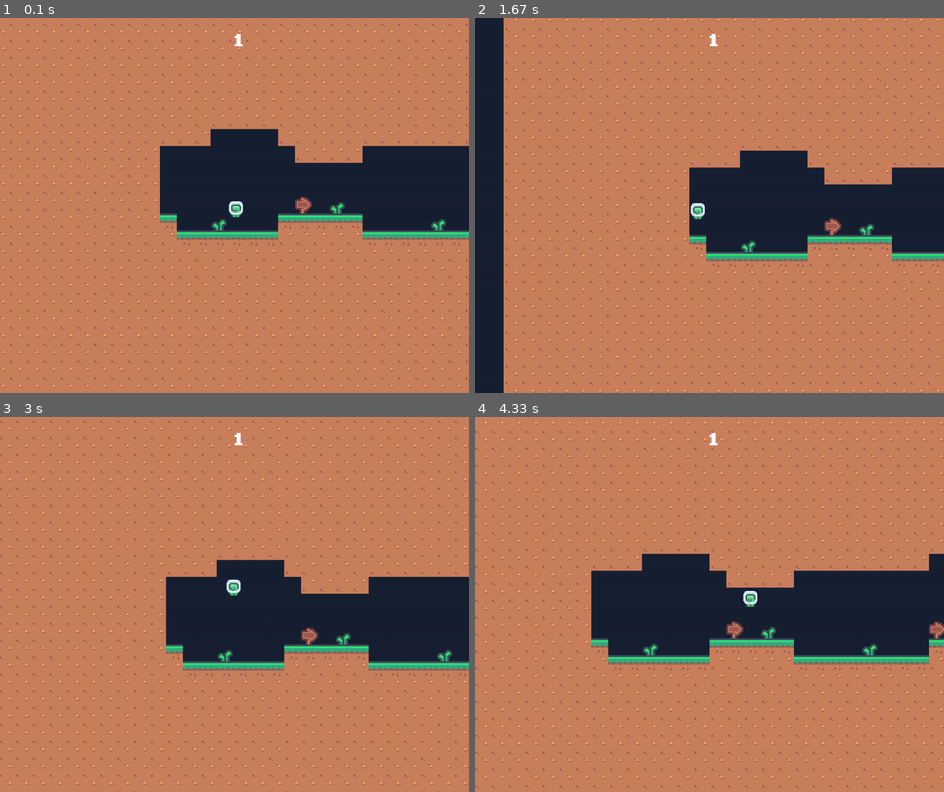
Above: before the commit, frames 1-4 (two rows, left to right).
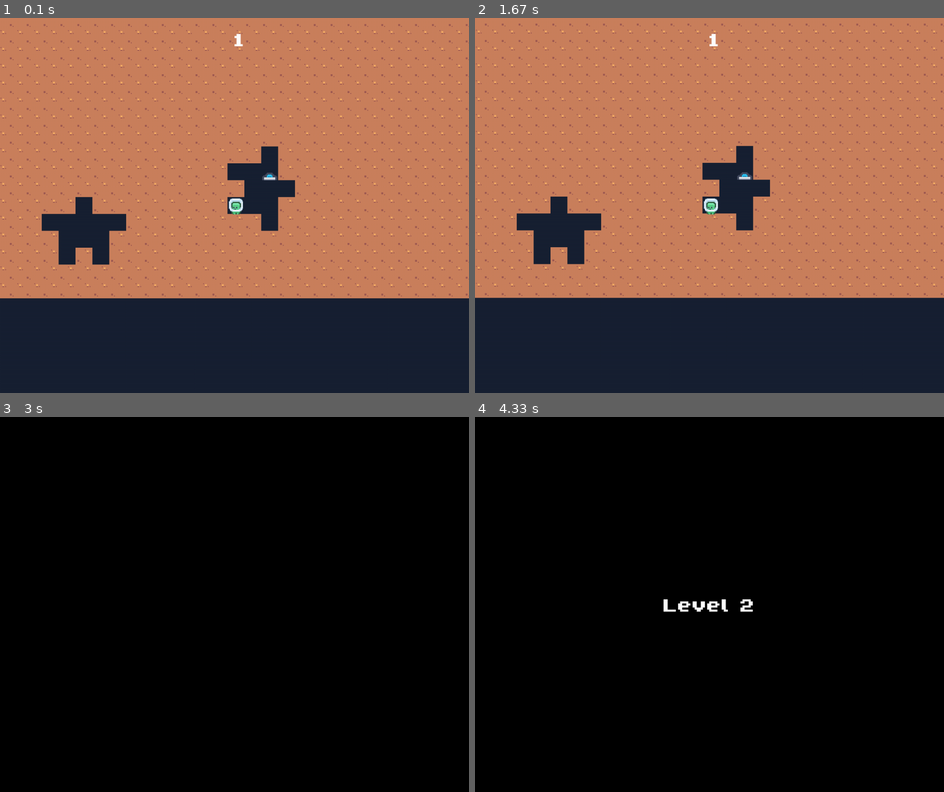
Above: after the commit, the same moments.

Repository: YannisE21/Pygame-Platformer
Game: pygame game, started from src/platformer.py
Same seed, same stepped clock (60 frames per second), same inputs: the game is played once before the commit and once after it.
Inputs:
- Up to frame 1 (0.1 s): no input
- Up to frame 2 (1.67 s): hold A 0.33-0.87 s; hold A 0.9-1.3 s; tap Space at 0.97, 1.27, 1.4 s; hold W from 1.33 s (still down)
- Up to frame 3 (3 s): release W at 1.7 s; hold D 1.73-2.37 s; tap Space at 1.8, 2.1, 2.47, 2.77, 2.97 s; hold A 2.4-2.87 s; hold D from 2.9 s (still down)
- Up to frame 4 (4.33 s): tap Space at 3.27, 3.8, 4.1, 4.3 s; release D at 3.37 s; hold D 3.73-4.2 s; hold A from 4.23 s (still down)

The runs differ from the first frame. In frame 1, 42% of the frame differs, in the area x 0-100%, y 1-100%; in frame 2, 45%; in frame 3, 100%, in the area x 0-100%, y 0-100%; in frame 4, 100%.

Commit message:
Added an enemy class with basic player folowing

Diff:
--- /dev/null
+++ b/assets/levels/cave.csv
@@ -0,0 +1,30 @@
+2,2,2,2,2,2,2,2,2,2,2,2,2,2,2,2,2,2,2,2,2,2,2,2,2,2,2,2,2,2,2,2,2,2,2,2,2,2,2,2,2,2,2,2,2,2,2,2,2,2
+2,2,2,2,2,2,2,2,2,2,2,2,2,2,2,2,2,2,2,2,2,2,2,2,2,2,2,2,2,2,2,2,2,2,2,2,2,2,2,2,2,2,2,2,2,2,2,2,2,2
+2,2,2,2,2,2,2,2,2,2,2,2,2,2,2,2,2,2,2,2,2,2,2,2,2,2,2,2,2,2,2,2,2,2,2,2,2,2,2,2,2,2,2,2,2,2,2,2,2,2
+2,2,2,2,2,2,2,2,2,2,2,2,2,2,2,2,2,2,2,2,2,2,2,2,2,2,2,2,2,2,2,2,2,2,2,2,2,2,2,2,2,2,2,2,2,2,2,2,2,2
+2,2,2,2,2,2,2,2,2,2,2,2,2,2,2,2,2,2,2,2,2,2,2,2,2,2,2,2,2,2,2,2,2,2,2,2,2,2,2,2,2,2,2,2,2,2,2,2,2,2
+2,2,2,2,2,2,2,2,2,2,2,2,2,2,2,2,2,2,2,2,2,2,2,2,2,2,2,2,2,2,2,2,2,2,2,2,2,2,2,2,2,2,2,2,2,2,2,2,2,2
+2,2,2,2,2,2,2,2,2,2,2,2,2,2,2,2,2,2,2,2,2,2,2,2,2,2,2,2,2,2,2,2,2,2,2,2,2,2,2,2,2,2,2,2,2,2,2,2,2,2
+2,2,2,2,2,2,2,2,2,2,2,2,2,2,2,2,2,2,2,2,2,2,2,2,2,2,2,2,2,2,2,2,2,2,2,2,2,2,2,2,2,2,2,2,2,2,2,2,2,2
+2,2,2,2,2,2,2,2,2,2,2,2,2,2,2,2,2,2,2,2,2,2,2,2,2,2,2,2,2,2,2,2,2,2,2,2,2,2,2,2,2,2,2,2,2,2,2,2,2,2
+2,2,2,2,2,2,2,2,2,2,2,2,2,2,2,2,2,2,2,2,2,2,2,2,2,2,2,2,2,2,2,2,2,2,2,2,2,2,2,2,2,2,2,2,2,2,2,2,2,2
+2,2,2,2,2,2,2,2,2,2,2,2,2,2,2,2,2,2,2,2,2,2,2,2,2,2,2,2,2,2,2,2,2,2,2,2,2,2,2,2,2,2,2,2,2,2,2,2,2,2
+2,2,2,2,2,2,2,2,2,2,2,2,2,2,2,2,2,2,2,2,2,2,2,2,2,2,2,2,2,2,2,2,2,2,2,2,2,2,2,2,2,2,2,2,2,2,2,2,2,2
+2,2,2,2,2,2,2,2,2,2,2,2,2,2,2,2,2,2,2,2,2,2,2,2,2,2,2,2,2,2,2,2,2,2,2,2,2,2,2,2,2,2,2,2,2,2,2,2,2,2
+2,2,2,2,2,2,2,2,2,2,2,2,2,2,2,2,2,2,2,2,2,2,2,2,2,2,2,2,2,2,2,2,2,2,2,2,2,2,2,2,2,2,2,2,2,2,2,2,2,2
+2,2,2,2,2,2,2,2,2,2,2,2,2,2,2,2,2,2,2,2,2,2,2,2,2,2,2,2,2,2,2,2,2,2,2,2,2,2,2,2,2,2,2,2,2,2,2,2,2,2
+2,2,2,2,2,2,2,2,2,2,2,2,2,2,2,2,2,2,2,2,2,2,2,2,2,2,2,2,2,2,2,2,2,2,2,2,2,2,2,2,2,2,2,2,2,2,2,2,2,2
+2,2,2,2,2,2,2,2,2,2,2,2,2,2,2,2,2,2,2,2,2,2,2,2,2,2,2,2,2,2,2,2,2,2,2,2,2,2,2,2,2,2,2,2,2,2,2,2,2,2
+2,2,2,2,2,2,2,2,2,2,2,2,2,2,2,2,2,2,2,2,2,2,2,2,2,2,2,2,2,2,2,2,2,2,2,2,2,2,2,2,2,2,2,2,2,2,2,2,2,2
+2,2,2,2,2,2,2,2,2,2,2,2,2,2,2,2,2,2,2,2,2,2,2,2,2,2,2,2,2,2,2,2,2,2,2,2,2,2,2,2,2,2,2,2,2,2,2,2,2,2
+2,2,2,2,2,2,2,2,2,2,2,2,2,2,2,2,2,2,2,2,2,2,2,2,2,2,2,2,2,2,2,2,2,2,2,2,2,2,2,2,2,2,2,2,2,2,2,2,2,2
+2,2,2,2,2,2,2,2,2,2,2,2,2,2,2,2,2,2,2,2,2,2,2,2,2,2,2,2,2,2,2,2,2,2,2,2,2,2,2,2,2,2,2,2,2,2,2,2,2,2
+2,2,2,2,2,2,2,2,2,2,2,2,2,2,2,2,2,2,2,2,2,2,2,2,2,2,2,2,2,2,2,2,0,2,2,2,2,2,2,2,2,2,2,2,2,2,2,2,2,2
+2,2,2,2,2,2,2,2,2,2,2,2,2,2,2,2,2,2,2,2,2,2,2,2,2,2,2,2,2,2,0,0,8,2,2,2,2,2,2,2,2,2,2,2,2,2,2,2,2,2
+2,2,2,2,2,2,2,2,2,2,2,2,2,2,2,2,2,2,2,2,2,2,2,2,2,2,2,2,2,2,2,0,0,0,2,2,2,2,2,2,2,2,2,2,2,2,2,2,2,2
+2,2,2,2,2,2,2,2,2,2,2,2,2,2,2,2,2,2,2,2,2,0,2,2,2,2,2,2,2,2,1,0,0,2,2,2,2,2,2,2,2,2,2,2,2,2,2,2,2,2
+2,2,2,2,2,2,2,2,2,2,2,2,2,2,2,2,2,2,2,0,0,0,0,0,2,2,2,2,2,2,2,2,0,2,2,2,2,2,2,2,2,2,2,2,2,2,2,2,2,2
+2,2,2,2,2,2,2,2,2,2,2,2,2,2,2,2,2,2,2,2,0,0,0,2,2,2,2,2,2,2,2,2,2,2,2,2,2,2,2,2,2,2,2,2,2,2,2,2,2,2
+2,2,2,2,2,2,2,2,2,2,2,2,2,2,2,2,2,2,2,2,0,2,0,2,2,2,2,2,2,2,2,2,2,2,2,2,2,2,2,2,2,2,2,2,2,2,2,2,2,2
+2,2,2,2,2,2,2,2,2,2,2,2,2,2,2,2,2,2,2,2,2,2,2,2,2,2,2,2,2,2,2,2,2,2,2,2,2,2,2,2,2,2,2,2,2,2,2,2,2,2
+2,2,2,2,2,2,2,2,2,2,2,2,2,2,2,2,2,2,2,2,2,2,2,2,2,2,2,2,2,2,2,2,2,2,2,2,2,2,2,2,2,2,2,2,2,2,2,2,2,2
--- a/assets/levels/level1.csv
+++ b/assets/levels/level1.csv
@@ -36,7 +36,7 @@
 2,2,2,2,2,2,2,2,2,2,2,2,2,2,2,2,2,2,2,2,2,2,2,2,2,2,2,2,2,2,2,2,2,2,2,2,2,2,6,6,6,6,6,6,6,2,2,2,-1,-1,-1,-1,-1,-1,-1,-1,-1,5,-1,3,3,-1,-1,-1,2,2,-1,-1,-1,-1,-1,-1,-1,-1,-1,-1,2,2,2,2,2,2,2,2,2,2,2,2,2,2,2,2,2,2,2
 2,2,2,2,2,2,2,2,2,2,2,2,2,2,2,2,2,2,2,2,2,2,2,2,2,2,2,2,2,2,2,2,2,2,2,2,2,2,3,3,3,3,3,3,3,2,2,2,6,-1,-1,-1,-1,-1,-1,-1,-1,3,3,2,2,-1,-1,-1,-1,-1,-1,-1,-1,-1,-1,-1,-1,-1,-1,-1,2,2,2,2,2,2,2,2,2,2,2,2,2,2,2,2,2,2,2
 2,2,2,2,2,2,2,2,2,2,2,2,2,2,2,2,2,2,2,2,2,2,2,2,2,2,2,2,2,2,2,2,2,2,2,2,2,2,2,2,2,2,2,2,2,2,2,2,3,-1,-1,-1,-1,-1,-1,3,3,2,2,2,-1,-1,-1,-1,-1,-1,-1,-1,-1,-1,-1,-1,6,6,6,6,2,2,2,2,2,2,2,2,2,2,2,2,2,2,2,2,2,2,2
-2,2,2,2,2,2,2,2,2,2,2,2,2,2,2,2,2,2,2,2,2,2,2,2,2,2,2,2,2,2,2,2,2,2,2,2,2,2,2,2,2,2,2,2,2,2,2,2,2,3,3,-1,5,-1,-1,-1,-1,-1,-1,-1,-1,-1,-1,-1,-1,-1,-1,-1,-1,-1,6,6,3,3,3,3,2,2,2,2,2,2,2,2,2,2,2,2,2,2,2,2,2,2,2
+2,2,2,2,2,2,2,2,2,2,2,2,2,2,2,2,2,2,2,2,2,2,2,2,2,2,2,2,2,2,2,2,2,2,2,2,2,2,2,2,2,2,2,2,2,2,2,2,2,3,3,-1,5,-1,10,-1,-1,-1,-1,-1,-1,-1,-1,-1,-1,-1,-1,-1,-1,-1,6,6,3,3,3,3,2,2,2,2,2,2,2,2,2,2,2,2,2,2,2,2,2,2,2
 2,2,2,2,2,2,2,2,2,2,2,2,2,2,2,2,2,2,2,2,2,2,2,2,2,2,2,2,2,2,2,2,2,2,2,2,2,2,2,2,2,2,2,2,2,2,2,2,2,2,2,3,3,3,3,6,6,6,-1,-1,-1,-1,-1,-1,-1,-1,-1,-1,6,6,3,3,2,2,2,2,2,2,2,2,2,2,2,2,2,2,2,2,2,2,2,2,2,2,2
 2,2,2,2,2,2,2,2,2,2,2,2,2,2,2,2,2,2,2,2,2,2,2,2,2,2,2,2,2,2,2,2,2,2,2,2,2,2,2,2,2,2,2,2,2,2,2,2,2,2,2,2,2,2,2,3,3,3,6,6,6,6,6,6,6,6,6,6,3,3,2,2,2,2,2,2,2,2,2,2,2,2,2,2,2,2,2,2,2,2,2,2,2,2,2
 2,2,2,2,2,2,2,2,2,2,2,2,2,2,2,2,2,2,2,2,2,2,2,2,2,2,2,2,2,2,2,2,2,2,2,2,2,2,2,2,2,2,2,2,2,2,2,2,2,2,2,2,2,2,2,2,2,2,3,3,3,3,3,3,3,3,3,3,2,2,2,2,2,2,2,2,2,2,2,2,2,2,2,2,2,2,2,2,2,2,2,2,2,2,2
--- a/src/constants.py
+++ b/src/constants.py
@@ -2,6 +2,7 @@
 FPS = 60
 WHITE = (255, 255, 255)
 BACKGROUND = (24, 33, 51)
+TILE_SIZE = 18
 
 levels = {
     1: "level1.csv",
--- /dev/null
+++ b/src/enemy.py
@@ -0,0 +1,39 @@
+import pygame
+import random
+
+class Enemy:
+    def __init__(self, x, y, width, height, image, speed=100):
+        self.rect = pygame.Rect(x, y, width, height)
+        self.image = image
+        self.speed = speed
+        self.pos = pygame.Vector2(x, y)
+        self.spaw_pos = pygame.Vector2(x, y)
+        self.action = 1
+        self.detection_radius = 300
+
+    def update(self, dt, player_pos):
+        direction_player = player_pos - self.pos
+        distance_player = direction_player.length()
+
+        if distance_player < self.detection_radius and distance_player > 20:
+            self.action = 1
+        elif distance_player > 20:
+            self.action = 2
+
+        if self.action == 1:
+            direction_player.normalize_ip()
+            self.pos += direction_player * self.speed * dt
+            self.rect.topleft = (int(self.pos.x), int(self.pos.y))
+
+        elif self.action == 2:
+            direction_spawn = self.spaw_pos - self.pos
+            if direction_spawn != pygame.Vector2(0, 0):
+                direction_spawn.normalize_ip()
+            self.pos += direction_spawn * self.speed * dt
+            self.rect.topleft = (int(self.pos.x), int(self.pos.y))
+
+    def draw(self, screen, camera_offset):
+        screen.blit(self.image, (self.rect.x - camera_offset.x, self.rect.y - camera_offset.y))
+
+    def collides_with(self, target_rect):
+        return self.rect.colliderect(target_rect)
--- a/src/level.py
+++ b/src/level.py
@@ -2,8 +2,9 @@
 import pygame
 
 levels = {
-    1: "./assets/levels/level1.csv",
-    2: "./assets/levels/level2.csv"
+    1: "./assets/levels/cave.csv",
+    2: "./assets/levels/level1.csv",
+    3: "./assets/levels/level2.csv"
 }
 
 def load_map(path):
--- a/src/platformer.py
+++ b/src/platformer.py
@@ -5,6 +5,7 @@
 from camera import Camera
 import level
 import tile_data
+from enemy import Enemy
 
 # Pygame Setup
 pygame.init()
@@ -26,15 +27,16 @@
 TILES = tile_data.TILES
 TILE_SIZE = tile_data.TILE_SIZE
 character_img = tile_data.load("./assets/images/character.png", 1.5, (0, 0, 0))
+enemy_img = tile_data.load("./assets/images/enemy.png", 1.5, (0, 0, 0))
 
 def fade(screen, clock, speed=5, fade_in=False):
     fade_surface = pygame.Surface(screen.get_size())
     fade_surface.fill((0, 0, 0))
 
     if fade_in:
-        alpha_values = range(255, -1, -speed)  # Von 255 nach 0
+        alpha_values = range(255, -1, -speed)
     else:
-        alpha_values = range(0, 256, speed)    # Von 0 nach 255
+        alpha_values = range(0, 256, speed)
 
     for alpha in alpha_values:
         fade_surface.set_alpha(alpha)
@@ -55,7 +57,7 @@
                 WINDOW.blit(TILES[tile], (x * TILE_SIZE - camera.offset.x, y * TILE_SIZE - camera.offset.y))
 
 def load_level(level_id):
-    global tile_map, spawn, platforms, death_colliders, checkpoint_colliders, finish_colliders, player, last_checkpoint
+    global tile_map, spawn, platforms, death_colliders, checkpoint_colliders, finish_colliders, player, last_checkpoint, enemies
 
     tile_map = level.load_map(levels[level_id])
     spawn = pygame.Vector2(100, 100)
@@ -64,6 +66,7 @@
     death_colliders = []
     checkpoint_colliders = []
     finish_colliders = []
+    enemies = []
 
     for y, row in enumerate(tile_map):
         for x, tile in enumerate(row):
@@ -79,11 +82,19 @@
                 checkpoint_colliders.append(pygame.Rect(*world_pos, TILE_SIZE, TILE_SIZE))
             elif tile == 8:
                 finish_colliders.append(pygame.Rect(*world_pos, TILE_SIZE, TILE_SIZE))
+            elif tile == 10:
+                enemies.append(Enemy(world_pos[0], world_pos[1], 30, 35, enemy_img))
+
     player = Player(spawn.x, spawn.y, 30, 35, character_img)
     camera.update(player.pos, (player.rect.width, player.rect.height), 1)
     last_checkpoint = pygame.Vector2(spawn.x, spawn.y)
 
 load_level(current_level)
+
+def handle_player_death():
+    player.pos = last_checkpoint.copy()
+    player.vel = pygame.Vector2(0, 0)
+    camera.update(player.pos, (player.rect.width, player.rect.height), 1)
 
 running = True
 while running:
@@ -97,15 +108,18 @@
     player.handle_input(keys, dt)
     player.update(dt, platforms)
 
+    for enemy in enemies:
+        enemy.update(dt, player.pos)
+        if enemy.collides_with(player.rect):
+            handle_player_death()
+
     death = False
     idx = player.rect.collidelist(death_colliders)
     if idx != -1:
         death = True
 
     if death:
-        player.pos = last_checkpoint.copy()
-        player.vel = pygame.Vector2(0, 0)
-        camera.update(player.pos, (player.rect.width, player.rect.height), 1)
+        handle_player_death()
 
     for collider in checkpoint_colliders[:]:
         if player.rect.colliderect(collider):
@@ -114,7 +128,6 @@
             tile_x = collider.x // TILE_SIZE
             tile_y = collider.y // TILE_SIZE
             tile_map[tile_y][tile_x] = 9
-
 
     idx = player.rect.collidelist(finish_colliders)
     if idx != -1:
@@ -134,13 +147,14 @@
             pygame.display.update()
             pygame.time.delay(8000)
 
-    # Camera to Player
     camera.update(player.pos, (player.rect.width, player.rect.height), CAMERA_SMOOTHING)
 
     WINDOW.fill(constants.BACKGROUND)
 
     draw_tiles()
     player.draw(WINDOW, camera.offset)
+    for enemy in enemies:
+        enemy.draw(WINDOW, camera.offset)
 
     level_text = font.render(f"{current_level}", True, constants.WHITE)
     WINDOW.blit(level_text, (constants.SCREEN_WIDTH / 2, 20))
Binary file added: assets/images/enemy.png
